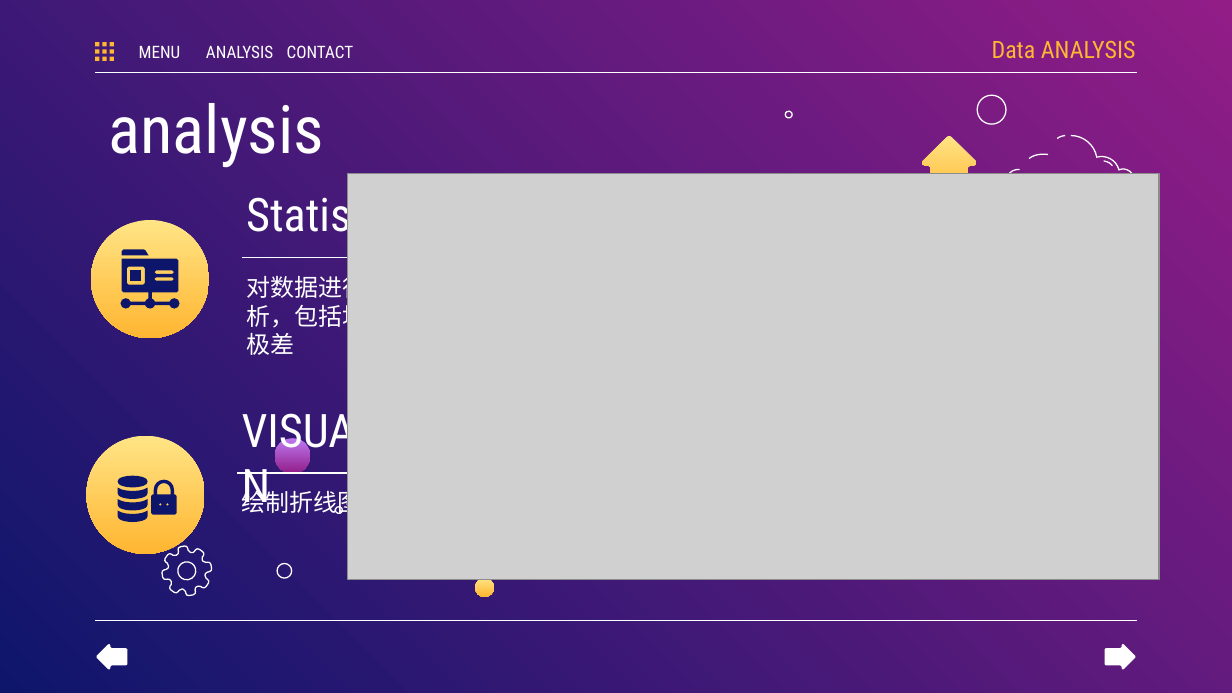
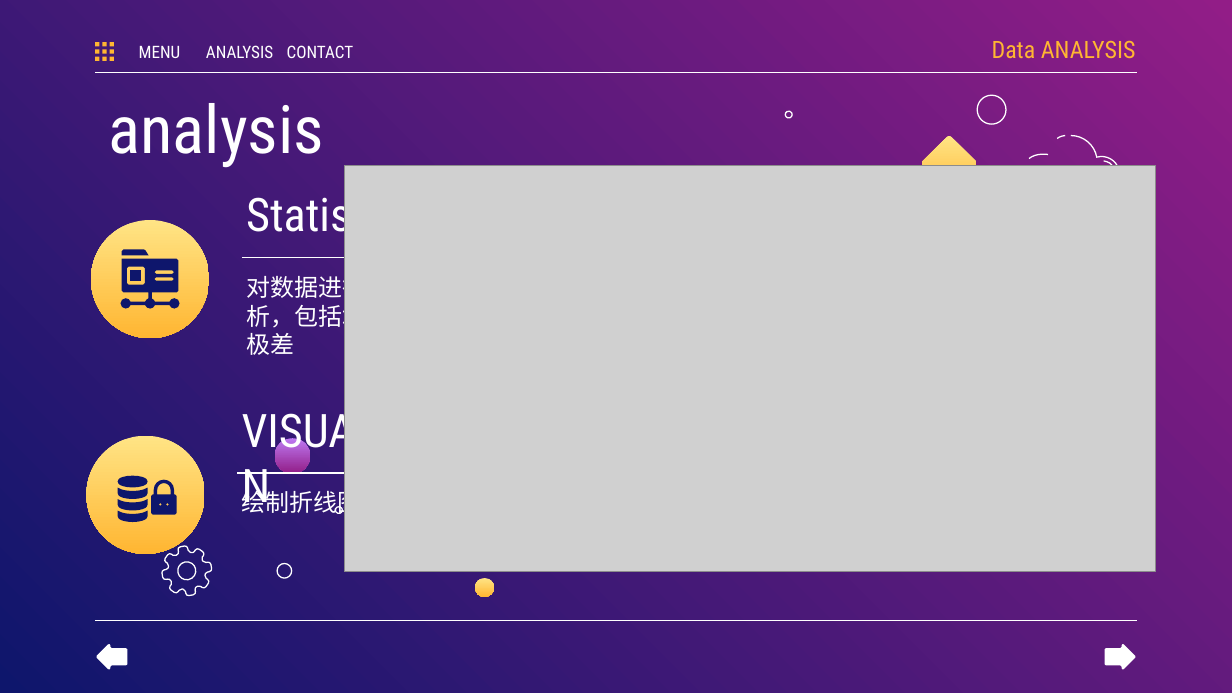
Before and after one commit to Avalonere/IntroDaSE, a slide deck: slide 7 of Final/Final Project.pptx. Drawn at 1232x693 pixels with LibreOffice and Linux fonts; fonts in the diff are those of the drawing; grey boxes stand for pictures. Boxes give left, top, right and bottom in pixels: in the first picture for what was removed or moved away, otherwise in the second. Text is boxed around its words. In the diff, an @@ line names an element or a change of style, - is before the commit and + after.

```diff
--- a/Final/Final Project.pptx
+++ b/Final/Final Project.pptx
@@ picture: place and size @@
-picture at (347,174,1159,579)
+picture at (344,165,1156,570)
@@ freeform shape removed at (1007,169,1112,181) @@
```
Also in this commit, not shown: 2 other slides changed, 3 other files.
